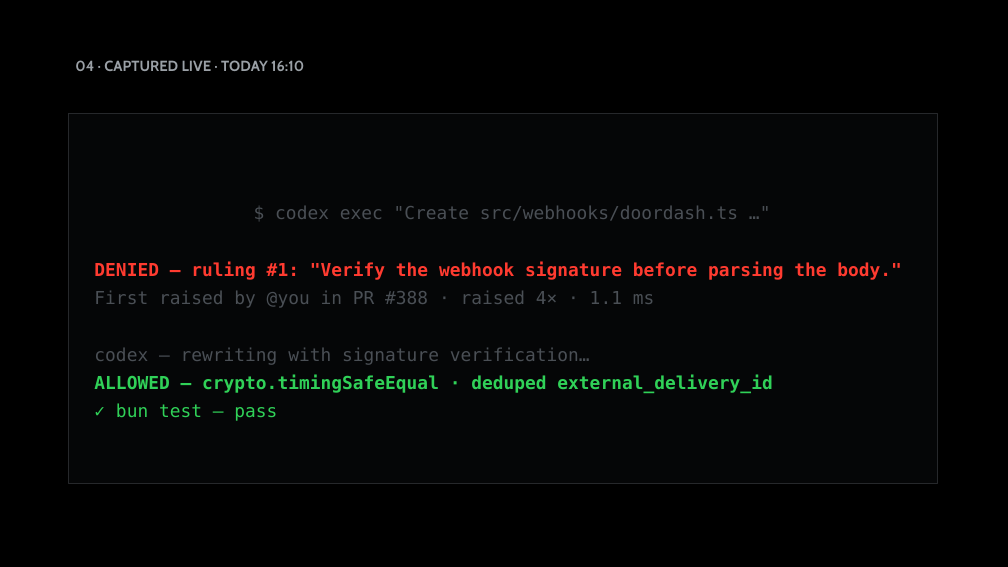
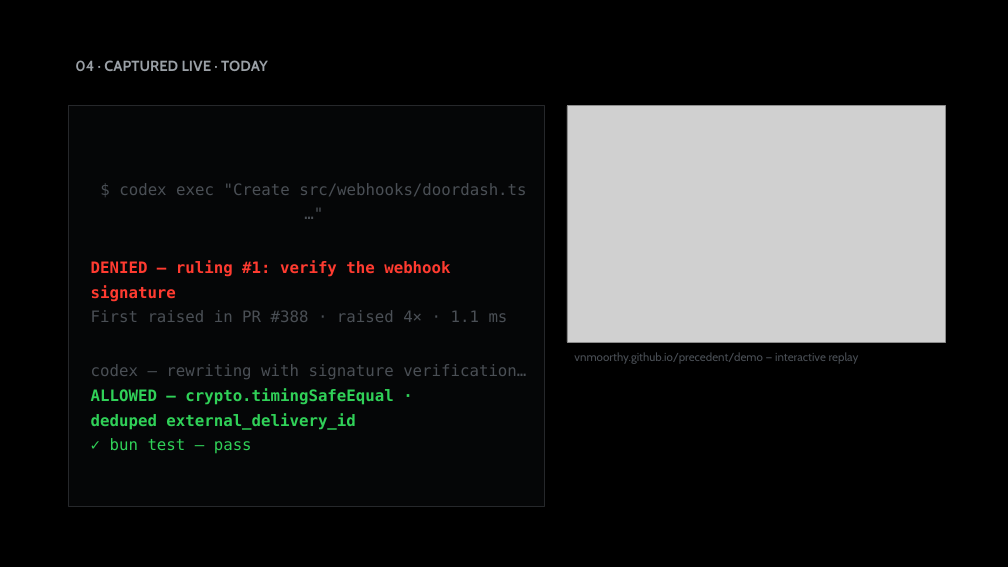
Before and after one commit to vnmoorthy/precedent, a slide deck: slide 5 of docs/precedent-deck.pptx. Drawn at 1008x567 pixels with LibreOffice and Linux fonts; fonts in the diff are those of the drawing; grey boxes stand for pictures. Boxes give left, top, right and bottom in pixels: in the first picture for what was removed or moved away, otherwise in the second. Text is boxed around its words. In the diff, an @@ line names an element or a change of style, - is before the commit and + after.

Commit message:
docs: deck v2 — real product screenshots on slides 5, 8 and 10

```diff
--- a/docs/precedent-deck.pptx
+++ b/docs/precedent-deck.pptx
@@ text at (75, 60, 268, 71): text changed @@
-04 · CAPTURED LIVE · TODAY 16:10
+04 · CAPTURED LIVE · TODAY
@@ rectangle "$ codex exec "Create src/webhooks/doordash.ts ...": place and size @@
-rectangle "$ codex exec "Create src/webhooks/doordash.ts ..." at (68, 113, 938, 484)
+rectangle "$ codex exec "Create src/webhooks/doordash.ts ..." at (68, 106, 544, 507)
@@ picture added at (567, 106, 945, 342) @@
@@ text in rectangle at (91, 183, 526, 454): size 17 to 15 pt in "$ codex exec "Create src/webhooks/doordash.ts …"", "codex — rewriting with signature verification…", "✓ bun test — pass" @@
@@ text in rectangle at (91, 260, 508, 322): text changed; size 17 to 15 pt @@
-DENIED — ruling #1: "Verify the webhook signature before parsing the body."
-First raised by @you in PR #388 · raised 4× · 1.1 ms
+DENIED — ruling #1: verify the webhook signature
+First raised in PR #388 · raised 4× · 1.1 ms
@@ text added at (574, 352, 859, 364), 11 pt, text #4A4F55 @@
+vnmoorthy.github.io/precedent/demo — interactive replay
@@ text in rectangle at (91, 388, 393, 429): text changed; size 17 to 15 pt @@
-ALLOWED — crypto.timingSafeEqual · deduped external_delivery_id
+ALLOWED — crypto.timingSafeEqual ·
+deduped external_delivery_id
```
Also in this commit, not shown: 4 other slides changed, 1 slide added, 1 slide removed.
